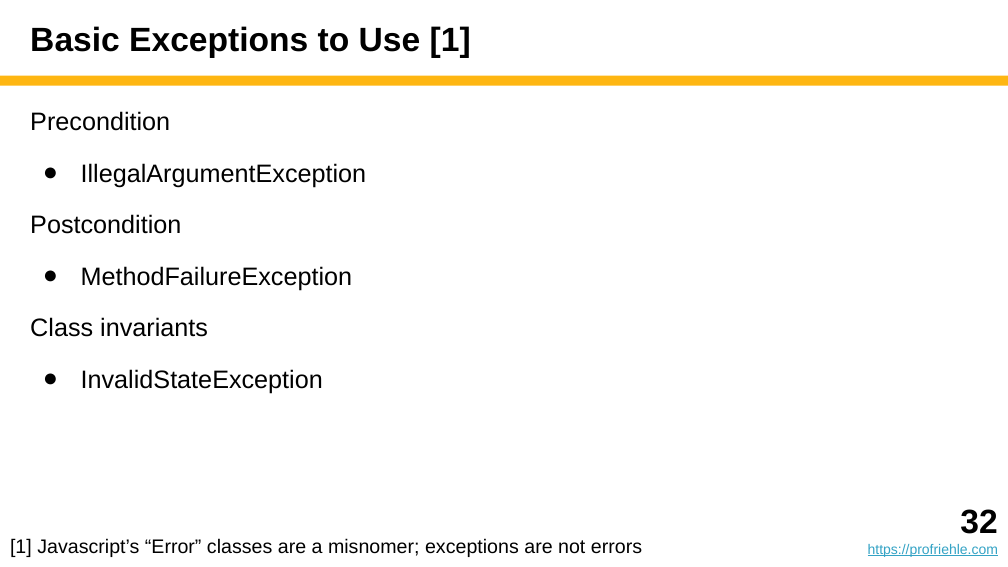
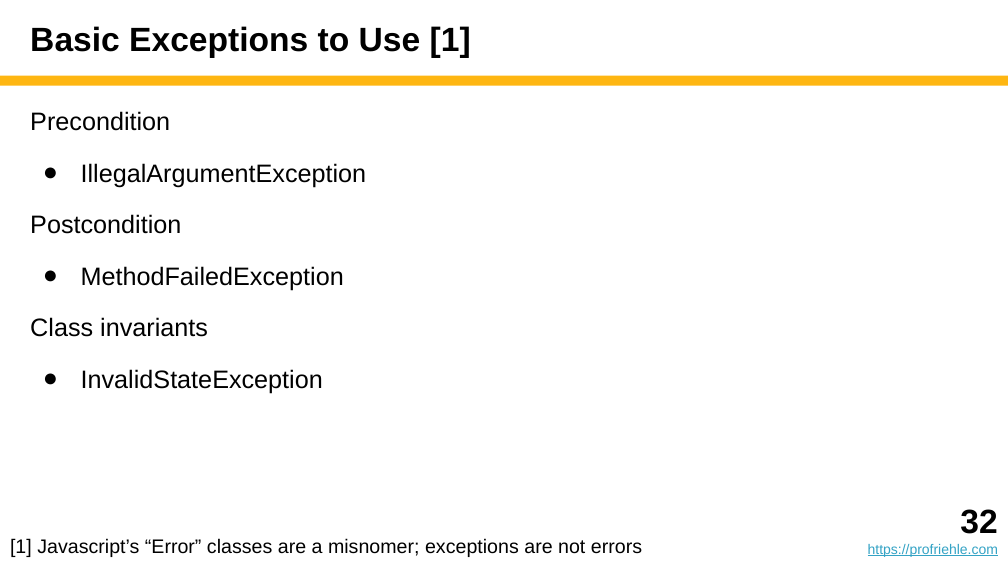
Before and after one commit to dirkriehle/adap-course, a slide deck: slide 32 of Lecture slides/ADAP B04 - Design by Contract.pptx. Drawn at 1008x567 pixels with LibreOffice and Linux fonts; fonts in the diff are those of the drawing. Boxes give left, top, right and bottom in pixels: in the first picture for what was removed or moved away, otherwise in the second. Text is boxed around its words. In the diff, an @@ line names an element or a change of style, - is before the commit and + after.

```diff
--- a/Lecture slides/ADAP B04 - Design by Contract.pptx
+++ b/Lecture slides/ADAP B04 - Design by Contract.pptx
@@ text at box(81, 266, 344, 290): text changed @@
-● MethodFailureException
+● MethodFailedException
```
Also in this commit, not shown: 4 other slides changed, 9 other files.
